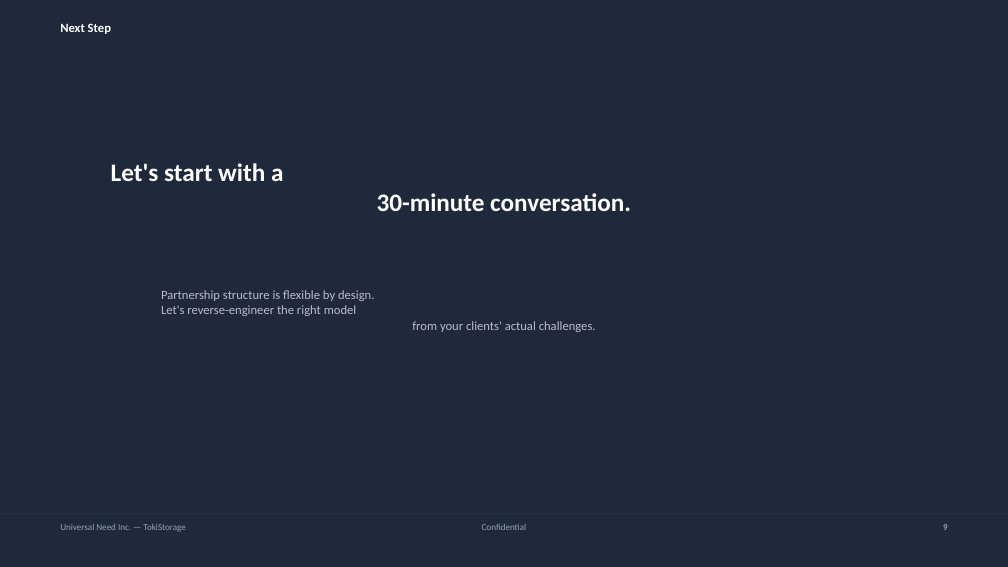
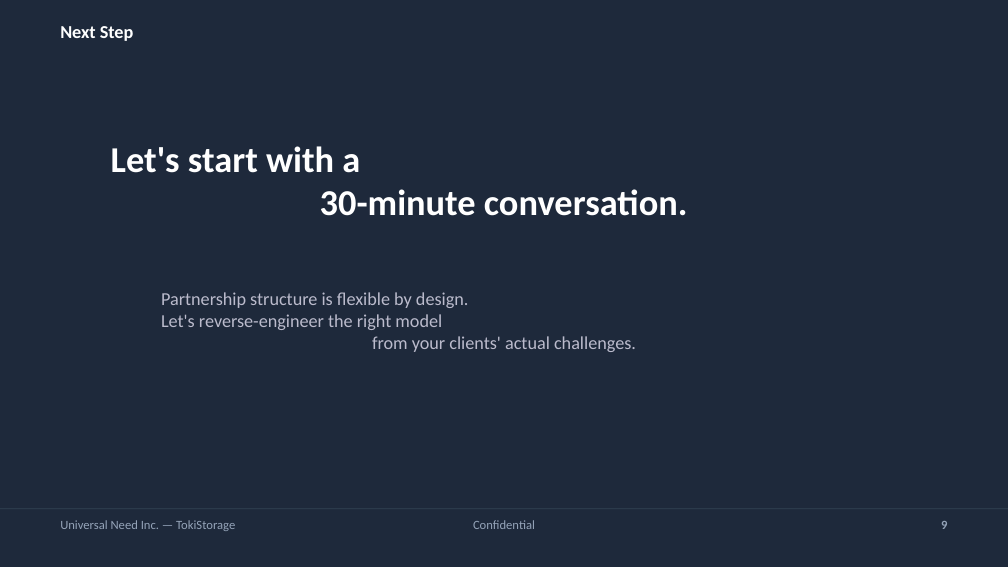
Before and after one commit to timeless-residents/pearlmemorial, a slide deck: slide 9 of toki/tokistorage-partnership-deck-en.pptx. Drawn at 1008x567 pixels with LibreOffice and Linux fonts; fonts in the diff are those of the drawing. Boxes give left, top, right and bottom in pixels: in the first picture for what was removed or moved away, otherwise in the second. Text is boxed around its words. In the diff, an @@ line names an element or a change of style, - is before the commit and + after.

```diff
--- a/toki/tokistorage-partnership-deck-en.pptx
+++ b/toki/tokistorage-partnership-deck-en.pptx
@@ text "Next Step" at box(60, 26, 134, 41): size 9 to 13 pt @@
@@ text "Let's start with a 30-minute ...": place and size @@
-text "Let's start with a 30-minute ..." at box(111, 163, 631, 211)
+text "Let's start with a 30-minute ..." at box(111, 146, 688, 216)
@@ text "Let's start with a 30-minute ..." at box(111, 146, 688, 216): size 18 to 26 pt @@
@@ text "Partnership structure is flexible by ..." at box(161, 292, 636, 352): size 9 to 13 pt @@
@@ rectangle: place and size @@
-rectangle at box(0, 513, 1008, 514)
+rectangle at box(0, 508, 1008, 509)
@@ size 6.5 to 9 pt in 3 elements at box(60, 520, 235, 531), box(473, 520, 535, 529), box(941, 521, 947, 529) @@
```
Also in this commit, not shown: 8 other slides changed, 4 other files.
